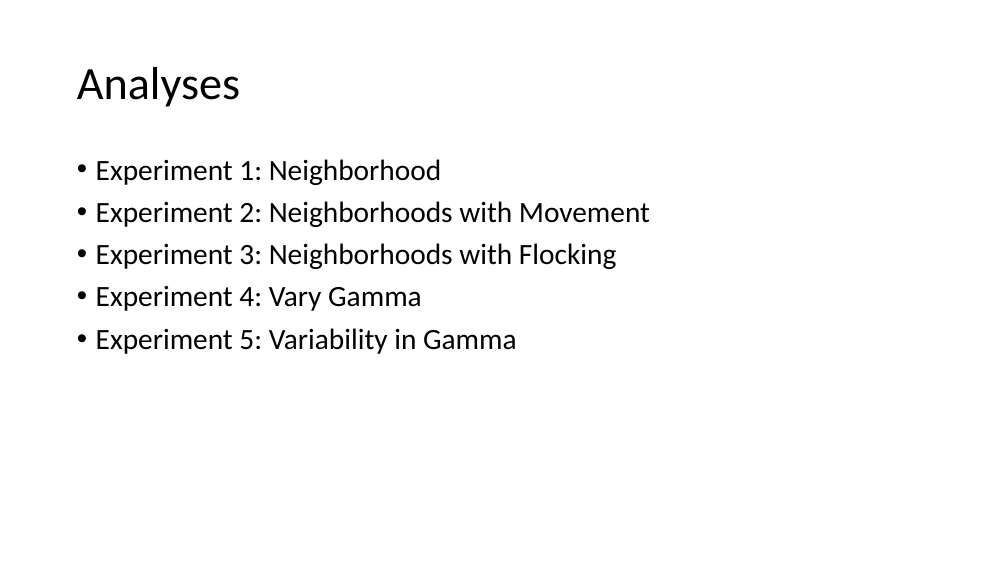
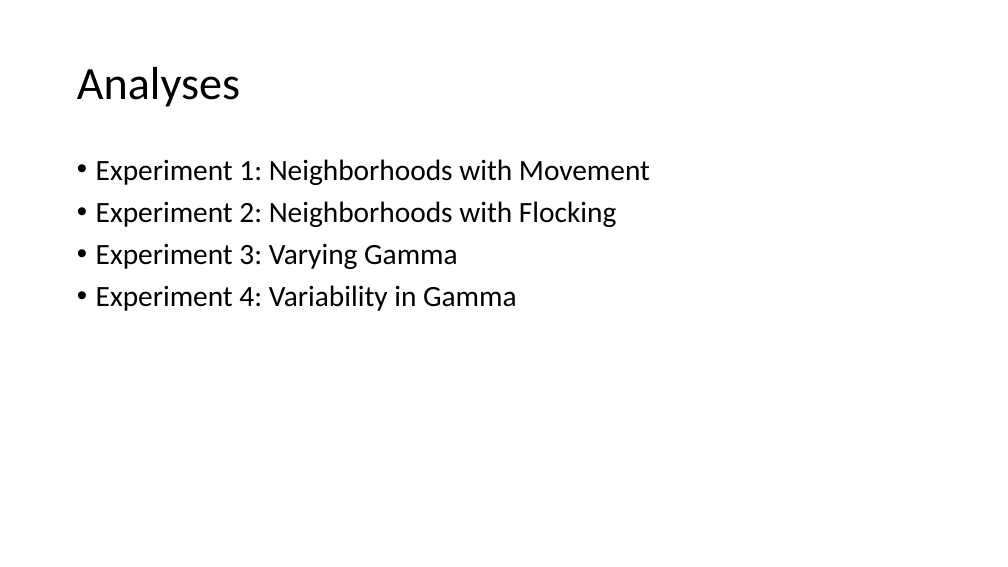
Before and after one commit to ruiqing369/Lakeland, a slide deck: slide 13 of Lakeland Presentation.pptx. Drawn at 1008x567 pixels with LibreOffice and Linux fonts; fonts in the diff are those of the drawing. Boxes give left, top, right and bottom in pixels: in the first picture for what was removed or moved away, otherwise in the second. Text is boxed around its words. In the diff, an @@ line names an element or a change of style, - is before the commit and + after.

Commit message:
add changes to ppt

```diff
--- a/Lakeland Presentation.pptx
+++ b/Lakeland Presentation.pptx
@@ text at bbox=[96, 159, 650, 311]: text changed @@
-• Experiment 1: Neighborhood
-• Experiment 2: Neighborhoods with Movement
-• Experiment 3: Neighborhoods with Flocking
-• Experiment 4: Vary Gamma
-• Experiment 5: Variability in Gamma
+• Experiment 1: Neighborhoods with Movement
+• Experiment 2: Neighborhoods with Flocking
+• Experiment 3: Varying Gamma
+• Experiment 4: Variability in Gamma
```
Also in this commit, not shown: 1 other slide changed, 2 slides added, 2 slides removed.
